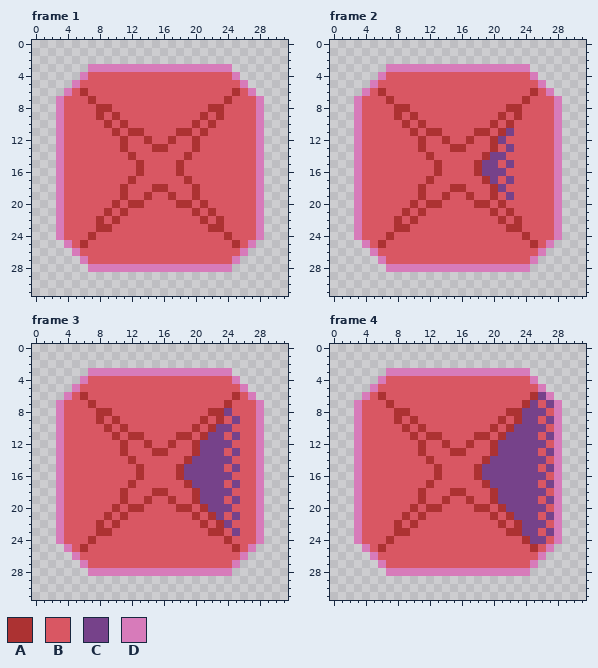
File history of a pixel-art file, Assets/Sprites/cube.ase. Above: the version before the commit.
32x32 pixels, 7 frames. Shown: frame 1, frame 2, frame 3, frame 4. The commit also changed other frames, which this record leaves out.
Palette (. is transparent): A #ac3232  B #d95763  C #76428a  D #d77bba
The same view after the edit:
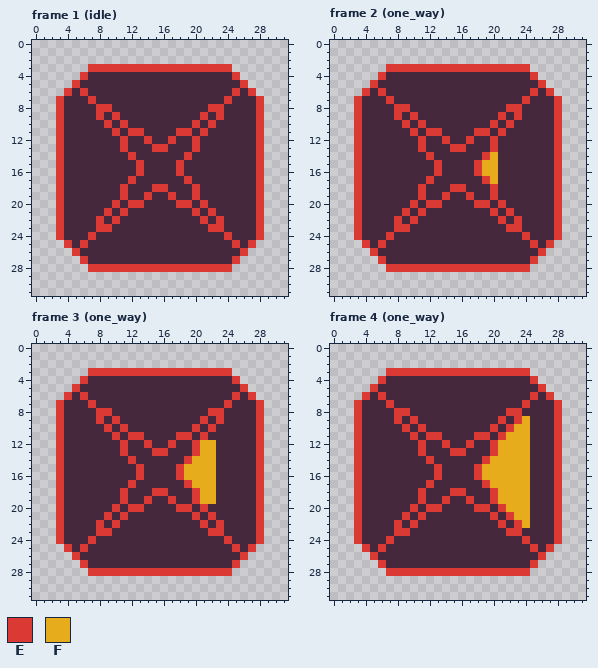
Colours new in this view: E #db3a34  F #e7ac1b
Change:
layer "Diffuse" added
layer "Charge" added
layer "Layer 1" removed
colour B: #d95763 -> #45283c
Changed rows in their new state; - is a pixel that keeps its letter.
Frame 1 (idle), layer "Diffuse":
first column x 3:
 3 ----EEEEEEEEEEEEEEEEEE----
 4 ---E------------------E---
 5 --E--------------------E--
 6 -E-E------------------E-E-
 7 E---E----------------E---E
 8 E----EE------------EE----E
 9 E----E-E----------E-E----E
10 E-----E-E--------E-E-----E
11 E------E-EE----EE-E------E
12 E-------E--E--E--E-------E
13 E-------E---EE---E-------E
14 E--------E------E--------E
15 E---------E----E---------E
16 E---------E----E---------E
17 E--------E------E--------E
18 E-------E---EE---E-------E
19 E-------E--E--E--E-------E
20 E------E-EE----EE-E------E
21 E-----E-E--------E-E-----E
22 E----E-E----------E-E----E
23 E----EE------------EE----E
24 E---E----------------E---E
25 -E-E------------------E-E-
26 --E--------------------E--
27 ---E------------------E---
28 ----EEEEEEEEEEEEEEEEEE----
Frame 2 (one_way), layers "Charge", "Diffuse":
first column x 3:
 3 ----EEEEEEEEEEEEEEEEEE----
 4 ---E------------------E---
 5 --E--------------------E--
 6 -E-E------------------E-E-
 7 E---E----------------E---E
 8 E----EE------------EE----E
 9 E----E-E----------E-E----E
10 E-----E-E--------E-E-----E
11 E------E-EE----EE-EB-----E
12 E-------E--E--E--EB------E
13 E-------E---EE---E-B-----E
14 E--------E------EFB------E
15 E---------E----EFF-B-----E
16 E---------E----EFFB------E
17 E--------E------EF-B-----E
18 E-------E---EE---EB------E
19 E-------E--E--E--E-B-----E
20 E------E-EE----EE-E------E
21 E-----E-E--------E-E-----E
22 E----E-E----------E-E----E
23 E----EE------------EE----E
24 E---E----------------E---E
25 -E-E------------------E-E-
26 --E--------------------E--
27 ---E------------------E---
28 ----EEEEEEEEEEEEEEEEEE----
Frame 3 (one_way), layers "Charge", "Diffuse":
first column x 3:
 3 ----EEEEEEEEEEEEEEEEEE----
 4 ---E------------------E---
 5 --E--------------------E--
 6 -E-E------------------E-E-
 7 E---E----------------E---E
 8 E----EE------------EEB---E
 9 E----E-E----------E-E-B--E
10 E-----E-E--------E-EBB---E
11 E------E-EE----EE-EBB-B--E
12 E-------E--E--E--EFFBB---E
13 E-------E---EE---EFFB-B--E
14 E--------E------EFFFBB---E
15 E---------E----EFFFFB-B--E
16 E---------E----EFFFFBB---E
17 E--------E------EFFFB-B--E
18 E-------E---EE---EFFBB---E
19 E-------E--E--E--EFFB-B--E
20 E------E-EE----EE-EBBB---E
21 E-----E-E--------E-EB-B--E
22 E----E-E----------E-EB---E
23 E----EE------------EE-B--E
24 E---E----------------E---E
25 -E-E------------------E-E-
26 --E--------------------E--
27 ---E------------------E---
28 ----EEEEEEEEEEEEEEEEEE----
Frame 4 (one_way), layers "Charge", "Diffuse":
first column x 3:
 3 ----EEEEEEEEEEEEEEEEEE----
 4 ---E------------------E---
 5 --E--------------------E--
 6 -E-E------------------EBE-
 7 E---E----------------EB-BE
 8 E----EE------------EEBBB-E
 9 E----E-E----------E-EFB-BE
10 E-----E-E--------E-EFFBB-E
11 E------E-EE----EE-EFFFB-BE
12 E-------E--E--E--EFFFFBB-E
13 E-------E---EE---EFFFFB-BE
14 E--------E------EFFFFFBB-E
15 E---------E----EFFFFFFB-BE
16 E---------E----EFFFFFFBB-E
17 E--------E------EFFFFFB-BE
18 E-------E---EE---EFFFFBB-E
19 E-------E--E--E--EFFFFB-BE
20 E------E-EE----EE-EFFFBB-E
21 E-----E-E--------E-EFFB-BE
22 E----E-E----------E-EFBB-E
23 E----EE------------EEBB-BE
24 E---E----------------EBB-E
25 -E-E------------------E-E-
26 --E--------------------E--
27 ---E------------------E---
28 ----EEEEEEEEEEEEEEEEEE----
